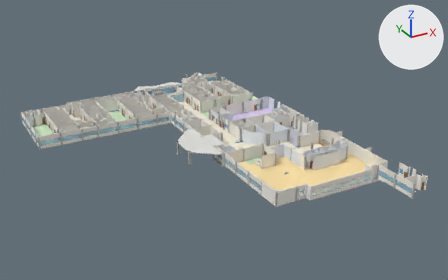
A saved change to the glTF model public/pb/solca_pb.glb.
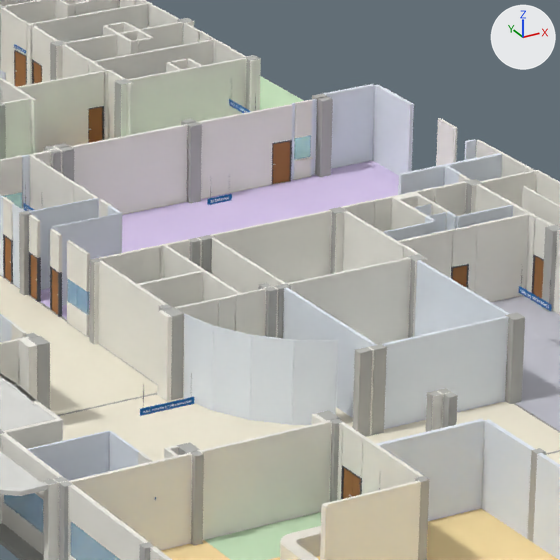
Each version is shown whole from a 50 mm camera at (-28.6, -93.9, 74.7) aimed at (51.1, 50.9, 2.3), then close up on the part from 48% to 66% of the width and 30% to 59% of the height. Lighting does not change. The marker at upper right points along +X, +Y and +Z. The first two pictures are the older version.

The scene before the commit, as lines of its bpy script (objects in view):
```python
ob_letreros_1_000_1_000_1_000_0_00 = bpy.data.objects.new('letreros|1.000,1.000,1.000|0.00', me_letreros_1_000_1_000_1_000_0_00)
ob_letreros_1_000_1_000_1_000_0_00.location = (0.0, 0.0, 0.0)
ob_muebles_0_548_0_314_0_130_0_00 = bpy.data.objects.new('muebles|0.548,0.314,0.130|0.00', me_muebles_0_548_0_314_0_130_0_00)
ob_muebles_0_548_0_314_0_130_0_00.location = (0.0, 0.0, 0.0)
ob_muros_0_462_0_462_0_436_0_00 = bpy.data.objects.new('muros|0.462,0.462,0.436|0.00', me_muros_0_462_0_462_0_436_0_00)
ob_muros_0_462_0_462_0_436_0_00.location = (0.0, 0.0, 0.0)
ob_muros_0_810_0_865_0_922_0_00 = bpy.data.objects.new('muros|0.810,0.865,0.922|0.00', me_muros_0_810_0_865_0_922_0_00)
ob_muros_0_810_0_865_0_922_0_00.location = (0.0, 0.0, 0.0)
ob_pisos_0_608_0_810_0_548_0_00 = bpy.data.objects.new('pisos|0.608,0.810,0.548|0.00', me_pisos_0_608_0_810_0_548_0_00)
ob_pisos_0_608_0_810_0_548_0_00.location = (0.0, 0.0, 0.0)
ob_pisos_0_922_0_865_0_706_0_00 = bpy.data.objects.new('pisos|0.922,0.865,0.706|0.00', me_pisos_0_922_0_865_0_706_0_00)
ob_pisos_0_922_0_865_0_706_0_00.location = (0.0, 0.0, 0.0)
# also in view: 'pisos|0.548,0.548,0.608|0.00' at (63.2, 67.9, 0.0); 'muros|0.102,0.109,0.130|0.00' at (43.4, 54.2, 1.0); 'muebles|0.865,0.828,0.740|0.00' at (42.7, 66.8, 0.5); 'pisos|0.384,0.384,0.360|0.00' at (42.8, 54.9, -0.1); 'pisos|0.980,0.757,0.384|0.00' at (48.8, 50.1, 0.0)
```
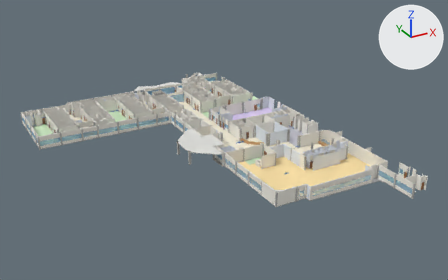
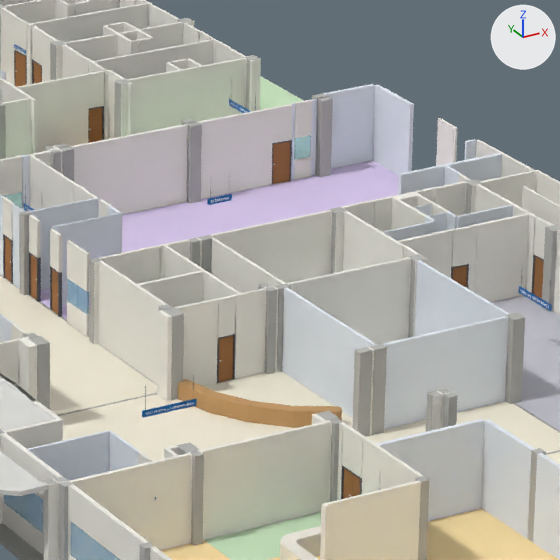
What differs and where, as boxes [x1, y1, x2, y2] in the close-ups (560 x 560 px; the box of a moved part takes in the faces that stretch with it):
'muros|0.810,0.865,0.922|0.00', reshaped: [0, 70, 560, 560] in both
part 1 of me_pisos_0_922_0_865_0_706_0_00, moved or reshaped: before [63, 398, 353, 461]; after [63, 374, 353, 461]
part 2 of me_muros_0_462_0_462_0_436_0_00, moved or reshaped (not visible before): after [275, 284, 291, 372]
part 3 of me_muros_0_462_0_462_0_436_0_00, moved or reshaped (not visible before): after [265, 287, 277, 374]
part 4 of me_muros_0_810_0_865_0_922_0_00, deleted: before [213, 326, 252, 420]
part 5 of me_muros_0_810_0_865_0_922_0_00, deleted: before [250, 335, 294, 425]
part 6 of me_muros_0_810_0_865_0_922_0_00, deleted: before [183, 314, 214, 411]
part 7 of me_muros_0_810_0_865_0_922_0_00, deleted: before [292, 340, 338, 425]
part 8 of me_muebles_0_548_0_314_0_130_0_00, added (orange): after [178, 379, 342, 428]
part 9 of me_letreros_1_000_1_000_1_000_0_00, deleted: before [152, 401, 191, 411]
part 10 of me_letreros_1_000_1_000_1_000_0_00, added: after [154, 403, 193, 413]

The change, as a diff of the scene's bpy script:
```diff
--- a/public/pb/solca_pb.glb.py
+++ b/public/pb/solca_pb.glb.py
@@ mat_material_19 @@
 mat_material_19 = principled_material('Material_19')
-mat_material_19.base_color = (0.486, 0.518, 0.545)  # light grey #b9bfc3
+mat_material_19.base_color = (0.808, 0.863, 0.922)  # white #e8eff6
 mat_material_19.roughness = 0.9
@@ me_pisos_0_922_0_865_0_706_0_00 @@
-me_pisos_0_922_0_865_0_706_0_00.from_pydata(...)  # 1446 vertices, 2984 faces; spans x 15.1..80.4, y 29.5..99.5, z 0.0
+me_pisos_0_922_0_865_0_706_0_00.from_pydata(...)  # 1450 vertices, 2984 faces; spans x 15.1..80.4, y 29.5..99.5, z 0.0
+# me_pisos_0_922_0_865_0_706_0_00 part 1
+# 26 vertices are removed from x 57.9..62.0, y 46.9..52.4, z 0.0
+# 134 faces are deleted
+# 4 vertices in x 58.4..59.2, y 49.2..50.7, z 0.0 move by (0.2, 0.1, 0.0)
+# 4 vertices in x 57.8..57.9, y 52.4, z 0.0 move by (-0.3, 0.0, 0.0)
+# 2 vertices move from x 58.3, y 50.7, z 0.0 to x 58.0, y 50.6, z 0.0
+# 30 vertices are added at x 57.9..62.3, y 46.6..52.7, z 0.0
+# 134 new faces join them
 me_pisos_0_922_0_865_0_706_0_00.materials.append(mat_material_4)
@@ me_muros_0_462_0_462_0_436_0_00 @@
 me_muros_0_462_0_462_0_436_0_00.from_pydata(...)  # 1228 vertices, 1856 faces; spans x 3.5..77.4, y 1.6..108.2, z 0.0..3.8
+# me_muros_0_462_0_462_0_436_0_00 part 2: the loose piece of 8 vertices spanning x 62.8..63.4, y 104.2..104.6, z 0.0..3.8 is turned -90 degrees about the z axis through its middle, then moved by (0.0, -51.3, 0.0)
+# me_muros_0_462_0_462_0_436_0_00 part 3: all 8 vertices in x 76.9..77.3, y 1.6..2.0, z 0.0..3.8 are moved by (-14.6, 51.2, 0.0)
 me_muros_0_462_0_462_0_436_0_00.materials.append(mat_material_17)
@@ me_muros_0_810_0_865_0_922_0_00 @@
-me_muros_0_810_0_865_0_922_0_00.from_pydata(...)  # 900 vertices, 1484 faces; spans x 4.0..80.4, y 13.3..103.3, z 0.0..3.8
-me_muros_0_810_0_865_0_922_0_00.materials.append(mat_material_18)  # white #e8eff6
+me_muros_0_810_0_865_0_922_0_00.from_pydata(...)  # 868 vertices, 1436 faces; spans x 4.0..80.4, y 13.3..103.3, z 0.0..3.8
+# me_muros_0_810_0_865_0_922_0_00 part 4: the loose piece of 8 vertices spanning x 58.3..59.2, y 49.1..50.7, z 0.0..3.8 is deleted
+# me_muros_0_810_0_865_0_922_0_00 part 5: the loose piece of 8 vertices spanning x 59.2..60.5, y 47.8..49.1, z 0.0..3.8 is deleted
+# me_muros_0_810_0_865_0_922_0_00 part 6: the loose piece of 8 vertices spanning x 57.9..58.3, y 50.7..52.4, z 0.0..3.8 is deleted
+# me_muros_0_810_0_865_0_922_0_00 part 7: the loose piece of 8 vertices spanning x 60.4..62.0, y 46.9..47.9, z 0.0..3.8 is deleted
+me_muros_0_810_0_865_0_922_0_00.materials.append(mat_material_19)  # white #e8eff6
@@ me_muebles_0_548_0_314_0_130_0_00 @@
-me_muebles_0_548_0_314_0_130_0_00.from_pydata(...)  # 420 vertices, 676 faces; spans x 12.7..81.8, y 5.5..97.8, z 0.0..0.8
+me_muebles_0_548_0_314_0_130_0_00.from_pydata(...)  # 520 vertices, 872 faces; spans x 12.7..81.8, y 5.5..97.8, z 0.0..0.8
+# me_muebles_0_548_0_314_0_130_0_00 part 8: a new loose piece of 100 vertices spanning x 57.6..62.3, y 46.7..52.7, z 0.0..0.8, in mat_material_23 (orange #c39865)
 me_muebles_0_548_0_314_0_130_0_00.materials.append(mat_material_23)
@@ me_letreros_1_000_1_000_1_000_0_00 @@
 me_letreros_1_000_1_000_1_000_0_00.from_pydata(...)  # 45144 vertices, 86628 faces; spans x 5.9..80.6, y 6.6..103.2, z 2.3..2.7
+# me_letreros_1_000_1_000_1_000_0_00 part 9: 18 loose pieces with 502 vertices, spanning x 53.2..55.0, y 46.9, z 2.5..2.7, are deleted
+# me_letreros_1_000_1_000_1_000_0_00 part 10: 502 vertices added at x 53.2..55.0, y 46.7, z 2.5..2.7
 me_letreros_1_000_1_000_1_000_0_00.materials.append(mat_material_29)
```
